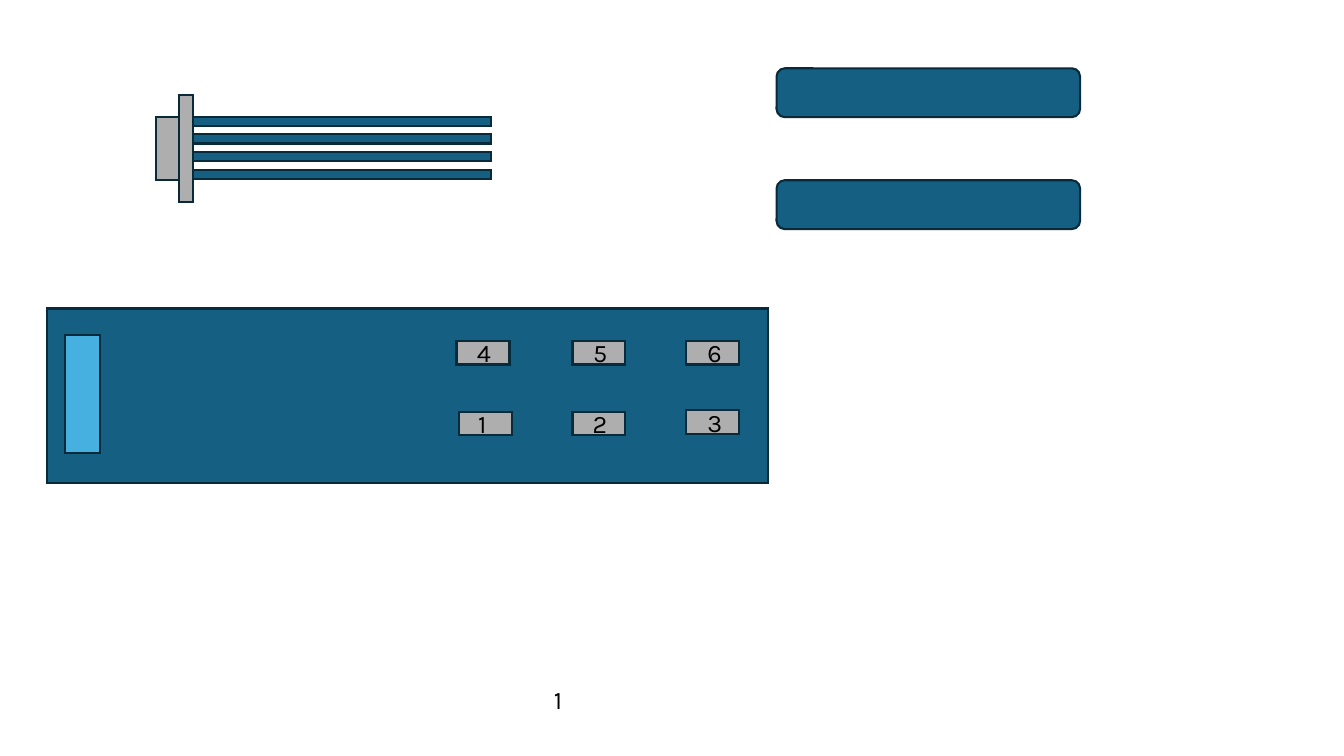
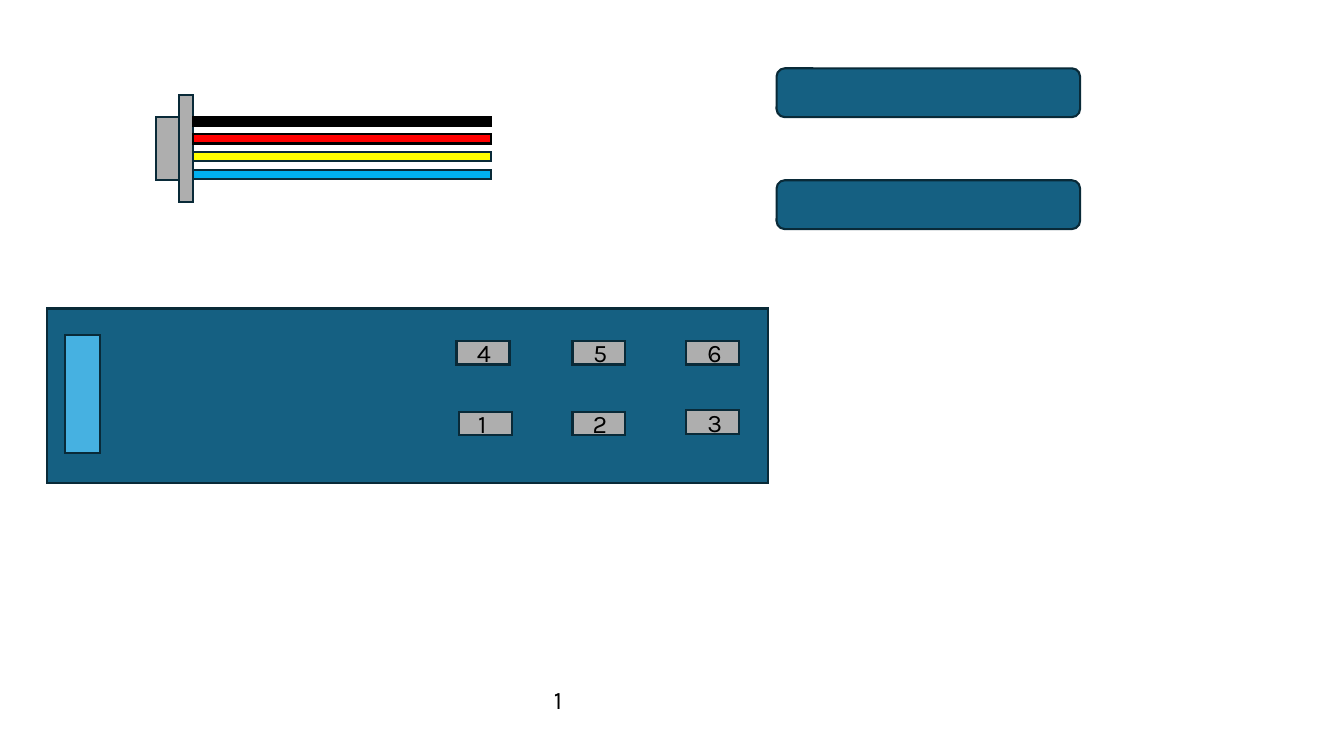
Before and after one commit to Iron-Byron/Testing-Documentation-for-SMP, a slide deck: slide 1 of Diagram.pptx. Drawn at 1344x756 pixels with LibreOffice and Linux fonts; fonts in the diff are those of the drawing. Boxes give left, top, right and bottom in pixels: in the first picture for what was removed or moved away, otherwise in the second. Text is boxed around its words. In the diff, an @@ line names an element or a change of style, - is before the commit and + after.

```diff
--- a/Diagram.pptx
+++ b/Diagram.pptx
@@ rectangle at (193,117,491,126): fill #156082 to #000000; outline #092A39 1.5 pt to #000000 1.5 pt @@
@@ rectangle at (193,134,491,143): fill #156082 to #FF0000; outline #092A39 1.5 pt to #000000 1.5 pt @@
@@ rectangle at (193,152,491,161): fill #156082 to #FFFF00 @@
@@ rectangle at (193,169,491,178): fill #156082 to #00B0F0 @@
```
Also in this commit, not shown: 3 slides added, 4 other files.
